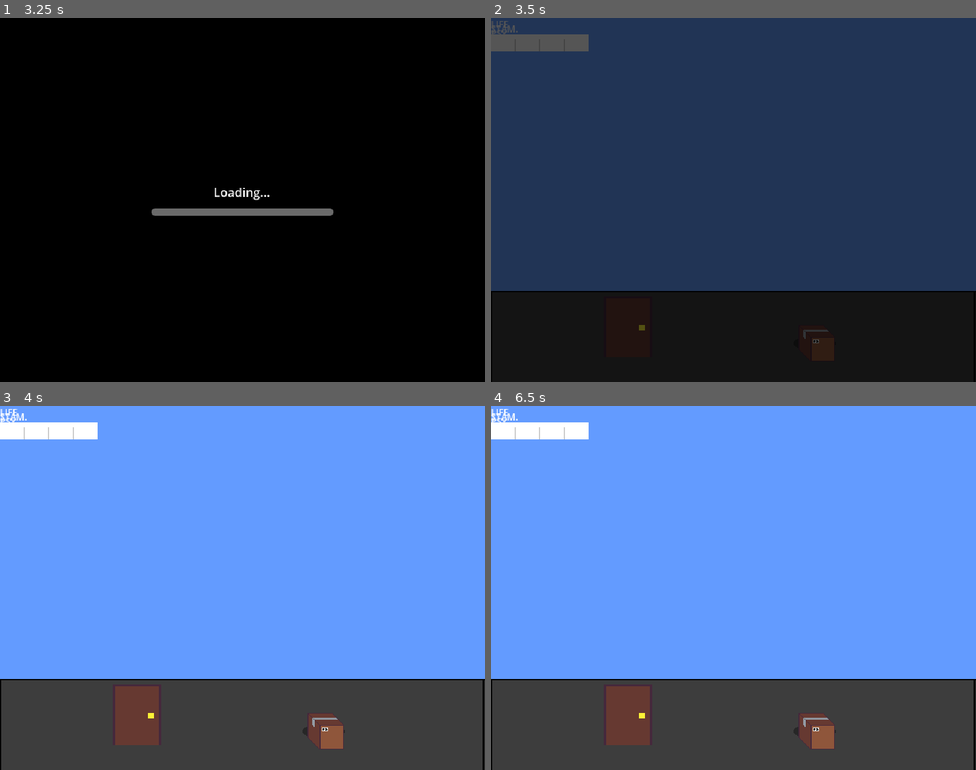
Above: before the commit, frames 1-4 (two rows, left to right).
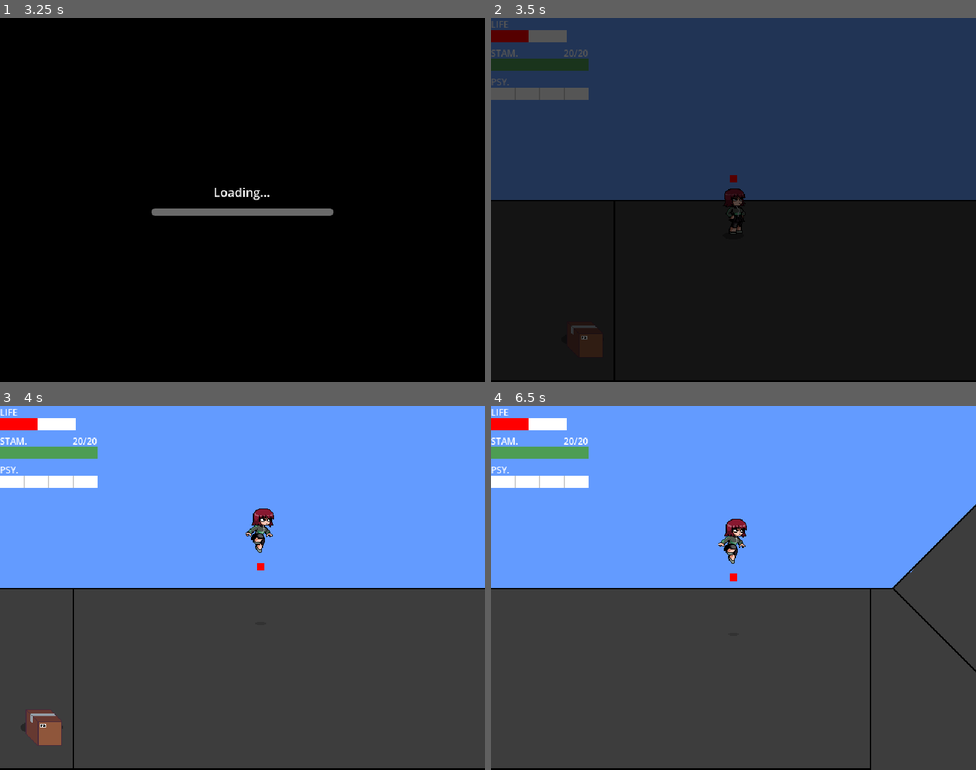
Above: after the commit, the same moments.

Repository: WarrenWarrens/CC
Game: Godot game, scene res://MainMenu/MainMenu.tscn
The game is run twice, just before and just after one commit, with the same random seed, the same clock (stepped at 60 frames per second) and the same inputs. Sound files missing from this copy of the repository are replaced by a short silence.
Inputs (mouse positions are in pixels of both pictures, inside the frame that each line leads up to):
- Up to frame 1 (3.25 s): click "Levels" at 0.5 s; click "Test Level Two" at 1.25 s; click "Start" at 2 s; click "Start" at 2.75 s
- Up to frame 2 (3.5 s): no input
- Up to frame 3 (4 s): tap Enter (ui_accept) at 3.5, 3.77 s; move the mouse to (349, 569) at 3.52 s; hold D (right) from 3.53 s (still down); tap Q (dodge) at 3.6 s
- Up to frame 4 (6.5 s): move the mouse to (636, 606) at 4.27 s; release D (right) at 4.28 s; hold S (down) 4.28-5.03 s; tap R (aim) at 4.35 s; tap Enter (ui_accept) at 4.52, 6.02 s; tap Q (dodge) at 4.55, 5.1, 6.05 s; move the mouse to (782, 507) at 5.02 s; hold D (right) 5.03-5.78 s; move the mouse to (709, 660) at 5.77 s; hold W (up) from 5.78 s (still down); tap E (guard) at 5.85 s

Frame 1 is identical in both runs. In frame 2, 28% of the frame differs, in the area x 0-100%, y 2-95%; in frame 3, 32%; in frame 4, 33%, in the area x 0-100%, y 2-100%.
Error before the commit: Parse Error: Cannot infer the type of "dodge_dir" variable because the value doesn't have a set type. (res://Characters/Player.gd:222)

Commit message:
Minor fix

Diff:
--- a/Characters/Player.gd
+++ b/Characters/Player.gd
@@ -11,6 +11,7 @@
 const SPRINT_SPEED_MULT = 1.6
 const SPRINT_JUMP_MULT = 1.25
 const SPRINT_STAMINA_DRAIN = 2.0
+const DODGE_DEPTH_MULT = 1
 
 var is_sprinting = false
 var sprint_stamina_accumulator = 0.0
@@ -219,7 +220,7 @@
 		current_state = State.DODGING
 		Audio.play(&"dodge")
 		# dodge the way you are pushing; with nothing held, dodge forward. Up and down are shorter.
-		var dodge_dir := move_intent if move_intent != Vector2.ZERO else facing_direction
+		var dodge_dir = move_intent if move_intent != Vector2.ZERO else facing_direction
 		velocity = ramp_adjust(Vector2(dodge_dir.x * DODGE_SPEED, dodge_dir.y * DODGE_SPEED * DODGE_DEPTH_MULT))
 		body_sprite.play("Dodge")
 		get_tree().create_timer(0.3).timeout.connect(func(): current_state = State.NORMAL)
Not shown, added: Script/LevelLighting.gd.uid
Not shown, added: Script/SoftLight.gd.uid
Not shown, added: Script/TrafficLight.gd.uid
